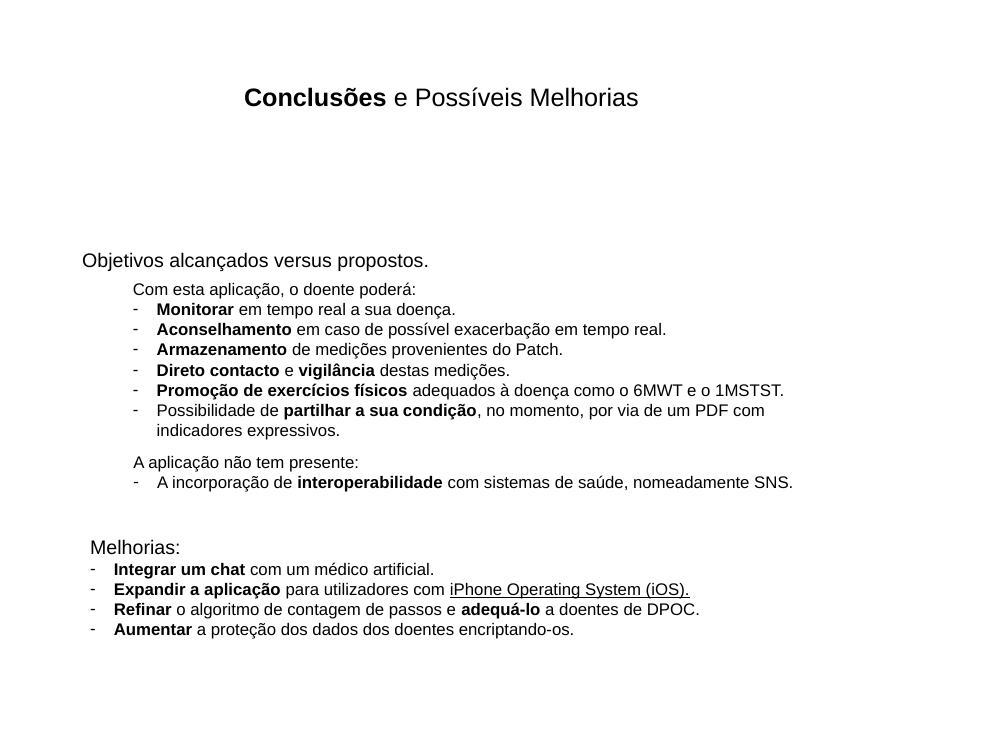
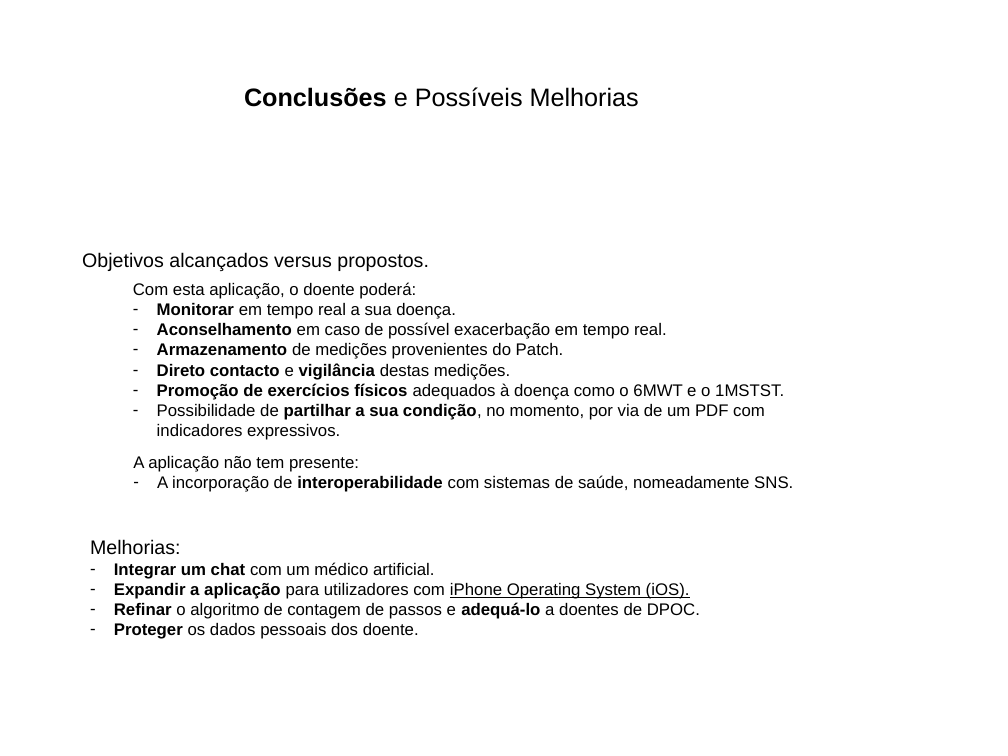
Before and after one commit to JoaoBaltazar17/COPDMobileApp-UBI, a slide deck: slide 17 of Documents/ProjectApresentation.ppt. Drawn at 1008x756 pixels with LibreOffice and Linux fonts; fonts in the diff are those of the drawing; background and template pictures are left out. Boxes give left, top, right and bottom in pixels: in the first picture for what was removed or moved away, otherwise in the second. Text is boxed around its words. In the diff, an @@ line names an element or a change of style, - is before the commit and + after.

Commit message:
Pequeno detalhe no powerpoint de apresentacao

```diff
--- a/Documents/ProjectApresentation.ppt
+++ b/Documents/ProjectApresentation.ppt
@@ text at <box>114,623,419,639</box>: text changed @@
-– Aumentar a proteção dos dados dos doentes encriptando-os.
+– Proteger os dados pessoais dos doente.
```
